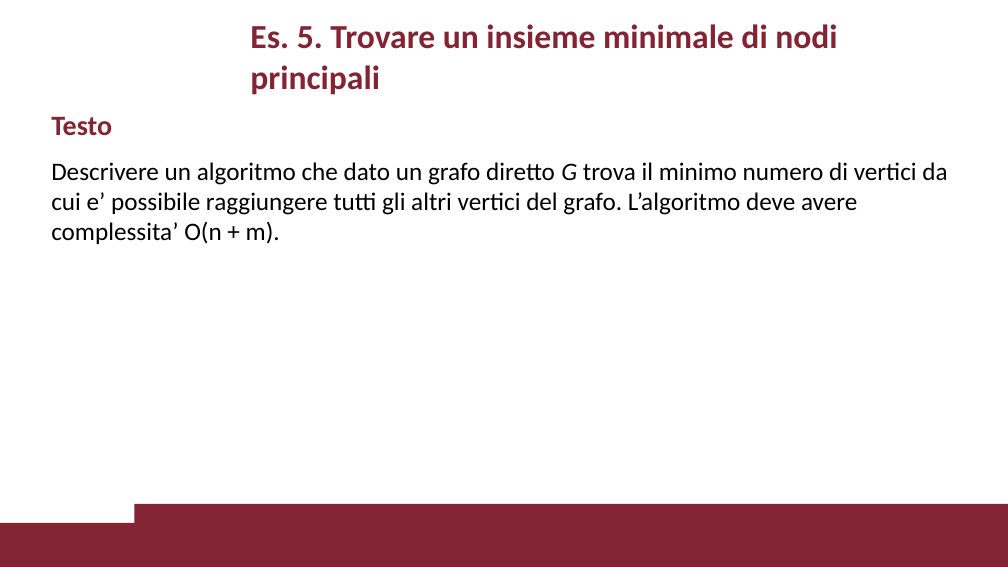
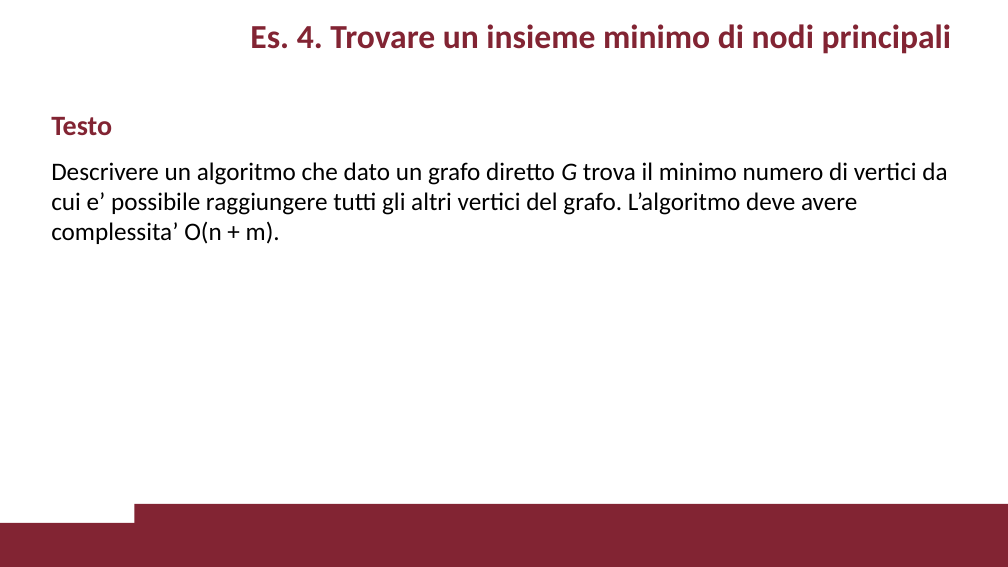
Before and after one commit to VincenzoImp/PDA, a slide deck: slide 17 of Esercitazione1/Esercitazione1.pptx (slide 18 before the commit). Drawn at 1008x567 pixels with LibreOffice and Linux fonts; fonts in the diff are those of the drawing; background and template pictures are left out. Boxes give left, top, right and bottom in pixels: in the first picture for what was removed or moved away, otherwise in the second. Text is boxed around its words. In the diff, an @@ line names an element or a change of style, - is before the commit and + after.

```diff
--- a/Esercitazione1/Esercitazione1.pptx
+++ b/Esercitazione1/Esercitazione1.pptx
@@ title at <box>250,24,952,54</box>: text changed @@
-Es. 5. Trovare un insieme minimale di nodi principali
+Es. 4. Trovare un insieme minimo di nodi principali
```
Also in this commit, not shown: 10 other slides changed, 5 slides added, 4 slides removed, 2 other files.
